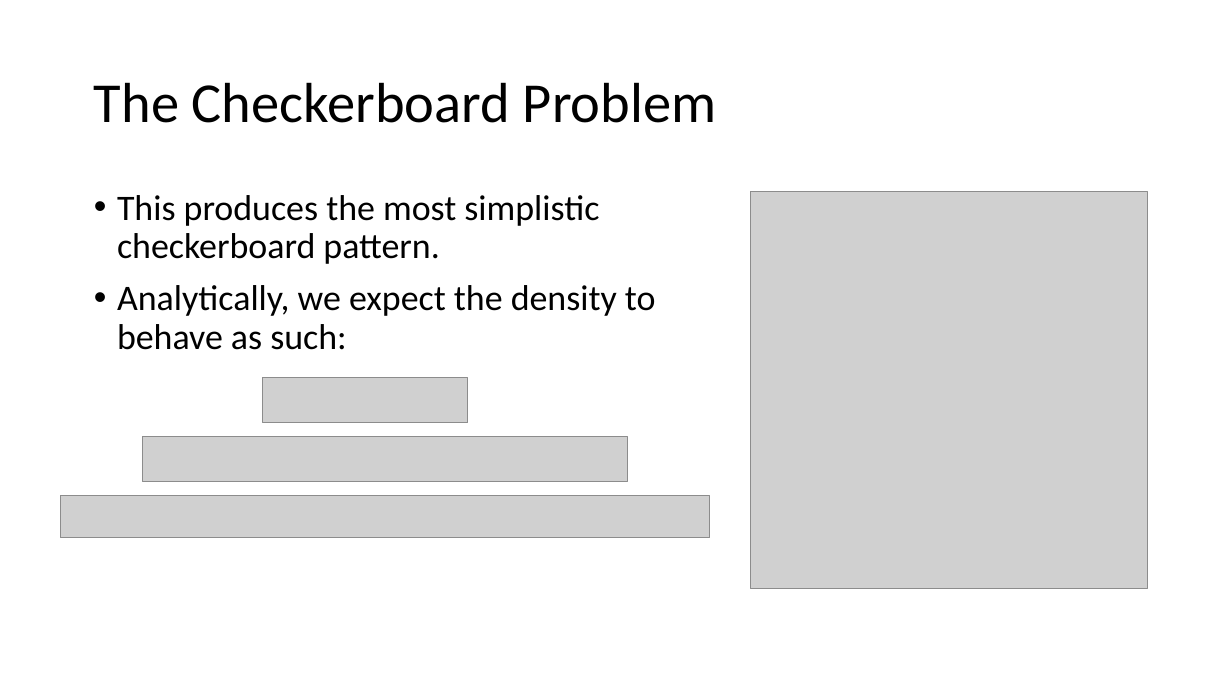
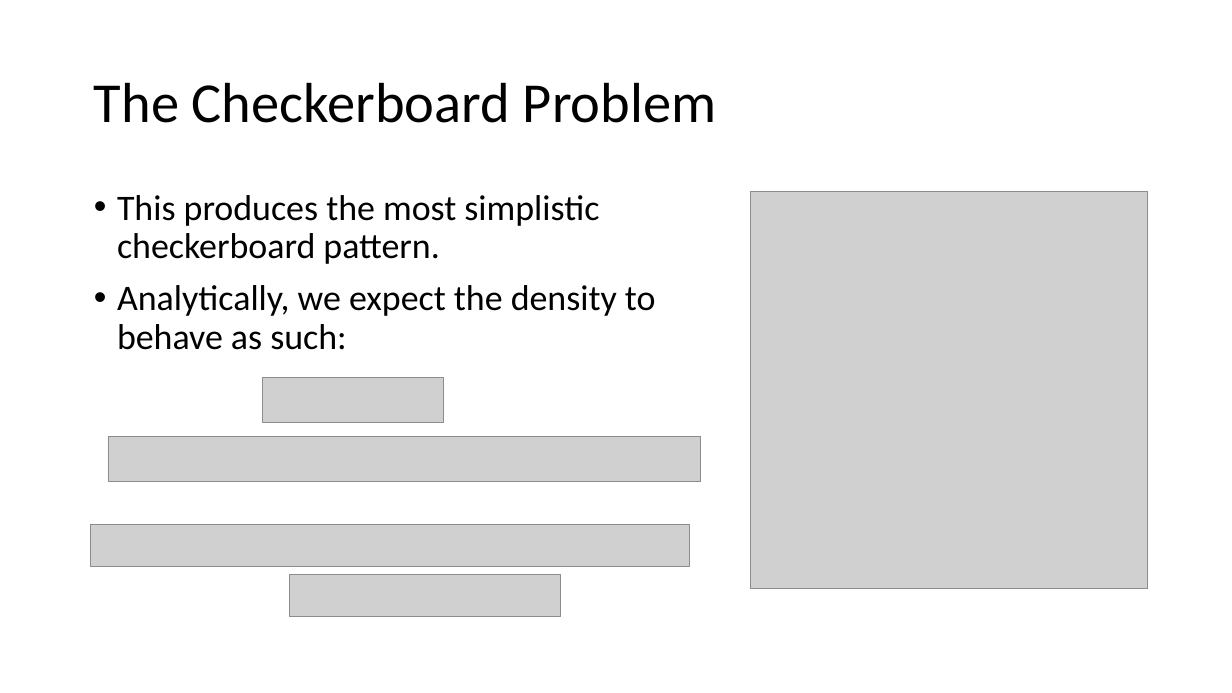
Before and after one commit to Tsintsuntsini/PHYS_581, a slide deck: slide 6 of Presentation3/Staggered Grids.pptx (slide 7 before the commit). Drawn at 1232x693 pixels with LibreOffice and Linux fonts; fonts in the diff are those of the drawing; grey boxes stand for pictures. Boxes give left, top, right and bottom in pixels: in the first picture for what was removed or moved away, otherwise in the second. Text is boxed around its words. In the diff, an @@ line names an element or a change of style, - is before the commit and + after.

```diff
--- a/Presentation3/Staggered Grids.pptx
+++ b/Presentation3/Staggered Grids.pptx
@@ picture: place and size @@
-picture at <box>262,378,468,423</box>
+picture at <box>262,378,444,423</box>
@@ picture: place and size @@
-picture at <box>142,437,628,482</box>
+picture at <box>108,437,701,482</box>
@@ picture removed at <box>60,495,710,538</box> @@
@@ picture added at <box>91,525,689,567</box> @@
@@ picture added at <box>290,574,561,616</box> @@
```
Also in this commit, not shown: 6 other slides changed, 8 slides added, 3 slides removed, 6 other files.
